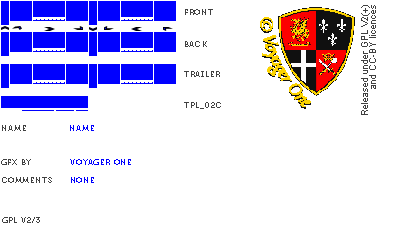
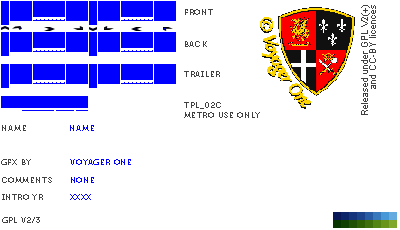
Two versions of the same layered image (400×230). Layer-by-layer changes:
added layer "xxxx" in group "text" over [70, 194, 91, 200]
added layer "intro yr" in group "text_dnc" over [2, 194, 43, 200]
renamed "tpl_02c" to "tpl_02c metro use only", painted on it over [184, 112, 260, 118]
added layer "Layer 5" above "Layer 2" over [333, 212, 397, 228]